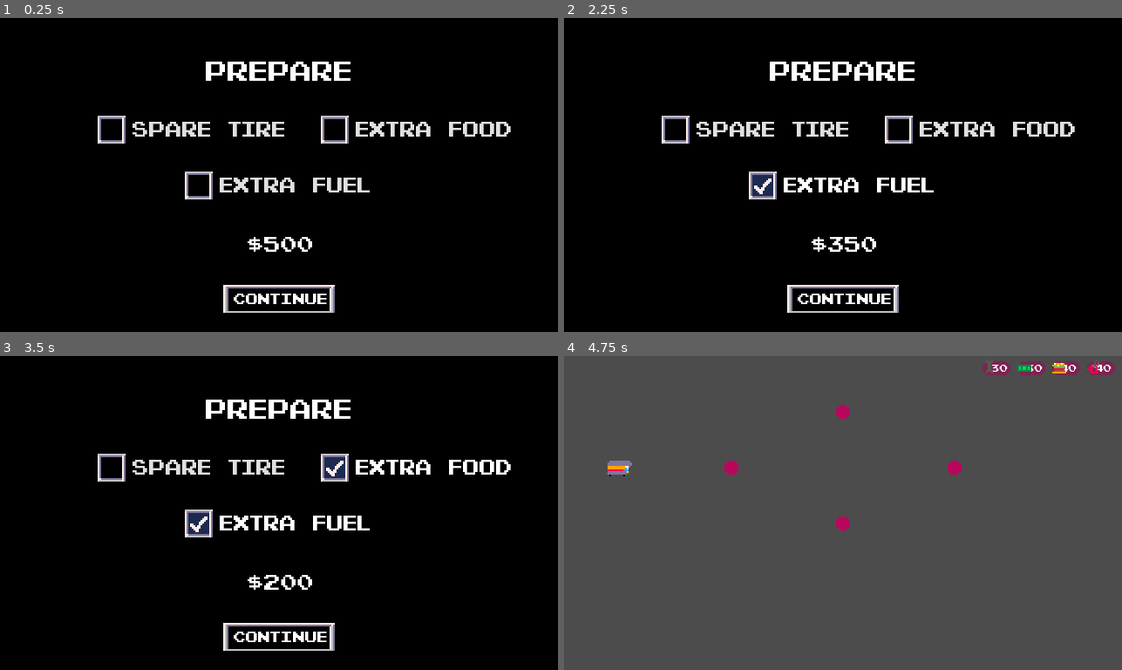
Above: before the commit, frames 1-4 (two rows, left to right).
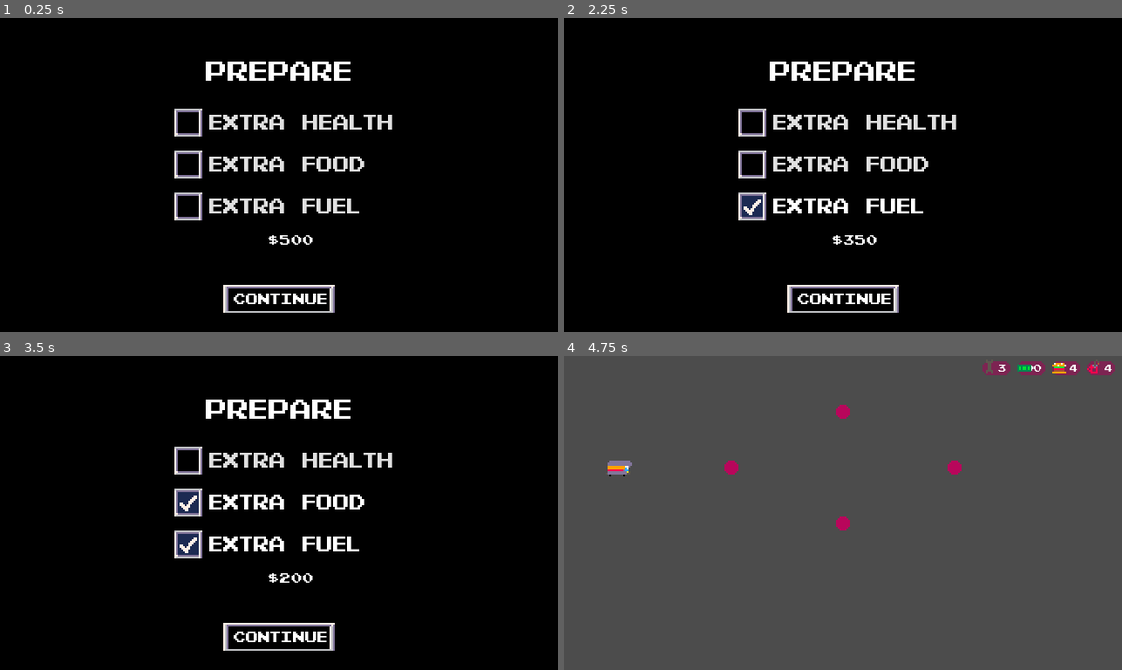
Above: after the commit, the same moments.

Repository: youssefevan/global-game-jam-2023
Game: Godot game, scene res://Scenes/Preparation.tscn
The game is run twice, just before and just after one commit, with the same random seed, the same clock (stepped at 60 frames per second) and the same inputs. This scene is started directly instead of the project's main scene.
Inputs (mouse positions are in pixels of both pictures, inside the frame that each line leads up to):
- Up to frame 1 (0.25 s): no input
- Up to frame 2 (2.25 s): click (753, 131) at 0.5 s, where only the run before the commit has a clickable "Spare Tire"; click (848, 121) at 1.25 s, where only the run after the commit has a clickable "Extra Health"; click "Extra Fuel" at 2 s
- Up to frame 3 (3.5 s): click "Extra Food" at 2.75 s
- Up to frame 4 (4.75 s): click "Continue" at 3.5 s; tap Enter at 4.25 s; move the mouse to (619, 469) at 4.27 s; click (619, 469) at 4.35 s

The runs differ from the first frame. In frame 1, 5.2% of the frame differs, in the area x 17-92%, y 28-75%; in frame 2, 5.6%; in frame 3, 6.1%; in frame 4, 0.1%.

Commit message:
Health and prep screen

Diff:
--- a/Global Game Jam 2023/Scenes/GUI.tscn
+++ b/Global Game Jam 2023/Scenes/GUI.tscn
@@ -9,6 +9,7 @@
 [ext_resource path="res://Scripts/FuelCount.gd" type="Script" id=7]
 [ext_resource path="res://Sprites/fuelICON.png" type="Texture" id=8]
 [ext_resource path="res://Sprites/moneyICON.png" type="Texture" id=9]
+[ext_resource path="res://Scripts/money.gd" type="Script" id=10]
 
 [sub_resource type="DynamicFont" id=1]
 size = 6
@@ -66,7 +67,7 @@
 rect_min_size = Vector2( 16, 8 )
 custom_fonts/font = SubResource( 1 )
 align = 2
-script = ExtResource( 1 )
+script = ExtResource( 10 )
 
 [node name="MoneyIcon" type="TextureRect" parent="HBoxContainer/Money/Money"]
 anchor_bottom = 0.091
--- a/Global Game Jam 2023/Scenes/Preparation.tscn
+++ b/Global Game Jam 2023/Scenes/Preparation.tscn
@@ -46,14 +46,14 @@
 text = "Prepare"
 align = 1
 
-[node name="TireBox" type="CheckBox" parent="."]
-margin_left = 52.0
-margin_top = 52.0
-margin_right = 143.0
-margin_bottom = 76.0
+[node name="healthBox" type="CheckBox" parent="."]
+margin_left = 96.0
+margin_top = 48.0
+margin_right = 232.0
+margin_bottom = 72.0
 theme = ExtResource( 8 )
 custom_styles/focus = SubResource( 8 )
-text = "Spare Tire"
+text = "Extra Health"
 
 [node name="MoneyRemaining" type="Label" parent="."]
 margin_left = 140.0
@@ -65,19 +65,19 @@
 script = ExtResource( 2 )
 
 [node name="FuelBox" type="CheckBox" parent="."]
-margin_left = 102.0
-margin_top = 84.0
-margin_right = 218.0
-margin_bottom = 108.0
+margin_left = 96.0
+margin_top = 96.0
+margin_right = 212.0
+margin_bottom = 120.0
 theme = ExtResource( 8 )
 custom_styles/focus = SubResource( 2 )
 text = "Extra Fuel"
 
 [node name="FoodBox" type="CheckBox" parent="."]
-margin_left = 180.0
-margin_top = 52.0
-margin_right = 274.0
-margin_bottom = 76.0
+margin_left = 96.0
+margin_top = 72.0
+margin_right = 216.0
+margin_bottom = 96.0
 theme = ExtResource( 8 )
 custom_styles/focus = SubResource( 4 )
 text = "Extra Food"
@@ -113,7 +113,7 @@
 custom_fonts/font = SubResource( 7 )
 text = "Continue"
 
-[connection signal="toggled" from="TireBox" to="." method="_on_TireBox_toggled"]
+[connection signal="toggled" from="healthBox" to="." method="_on_healthBox_toggled"]
 [connection signal="toggled" from="FuelBox" to="." method="_on_FuelBox_toggled"]
 [connection signal="toggled" from="FoodBox" to="." method="_on_FoodBox_toggled"]
 [connection signal="toggled" from="CarInsBox" to="." method="_on_WaterBox_toggled"]
--- a/Global Game Jam 2023/Scripts/Label.gd
+++ b/Global Game Jam 2023/Scripts/Label.gd
@@ -1,4 +1,4 @@
 extends Label
 
 func _ready():
-	self.text = str(Global.damage) + " "
+	self.text = str(Global.health) + " "
--- a/Global Game Jam 2023/Scripts/global.gd
+++ b/Global Game Jam 2023/Scripts/global.gd
@@ -10,7 +10,7 @@
 var arrived := true
 
 #Counters
-var damage = 0
+var health = 0
 var fuel = 0
 var food = 0
 var money = 0
--- /dev/null
+++ b/Global Game Jam 2023/Scripts/money.gd
@@ -0,0 +1,4 @@
+extends Label
+
+func _ready():
+	self.text = str(Global.money) + " "
--- a/Global Game Jam 2023/Scripts/preparation.gd
+++ b/Global Game Jam 2023/Scripts/preparation.gd
@@ -2,14 +2,14 @@
 
 var extra_fuel := false
 var extra_food := false
-var extra_damage := false
+var extra_health := false
 
 func _ready():
 	Global.spare_tire = false
 	Global.money = 500
-	Global.fuel = 30
-	Global.food = 30
-	Global.damage = 30
+	Global.fuel = 3
+	Global.food = 3
+	Global.health = 3
 
 func _on_TireBox_toggled(button_pressed):
 	if Global.spare_tire == false:
@@ -24,39 +24,38 @@
 func _on_FuelBox_toggled(button_pressed):
 	if extra_fuel == false:
 		extra_fuel = true
-		Global.fuel += 10
+		Global.fuel += 1
 		Global.money -= 150
 		print(Global.fuel)
 	elif extra_fuel == true:
 		extra_fuel = false
-		Global.fuel -= 10
+		Global.fuel -= 1
 		Global.money += 150
 		print(Global.fuel)
 
 func _on_FoodBox_toggled(button_pressed):
 	if extra_food == false:
-		Global.food += 10
+		Global.food += 1
 		Global.money -= 150
 		extra_food = true
 		print(Global.food)
 	elif extra_food == true:
-		Global.food -= 10
+		Global.food -= 1
 		Global.money += 150
 		extra_food = false
 		print(Global.food)
 
-func _on_damageBox_toggled(button_pressed):
-	if extra_damage == false:
-		extra_damage = true
-		Global.damage += 10
+func _on_healthBox_toggled(button_pressed):
+	if extra_health == false:
+		extra_health = true
+		Global.health += 1
 		Global.money -= 150
-		print(Global.damage)
-	elif extra_damage == true:
-		extra_damage = false
-		Global.damage -= 10
+		print(Global.health)
+	elif extra_health == true:
+		extra_health = false
+		Global.health -= 1
 		Global.money += 150
-		print(Global.damage)
-
+		print(Global.health)
 
 func _on_TextureButton_gui_input(event):
 	if event is InputEventMouseButton:
--- a/Global Game Jam 2023/Sprites/Themes/checktheme.tres
+++ b/Global Game Jam 2023/Sprites/Themes/checktheme.tres
@@ -20,7 +20,7 @@
 region_rect = Rect2( 0, 0, 64, 32 )
 
 [sub_resource type="DynamicFont" id=1]
-size = 12
+size = 8
 font_data = ExtResource( 3 )
 
 [resource]
Not shown: 1 places in Global Game Jam 2023/Scenes/GUI.tscn that only renumber resources
